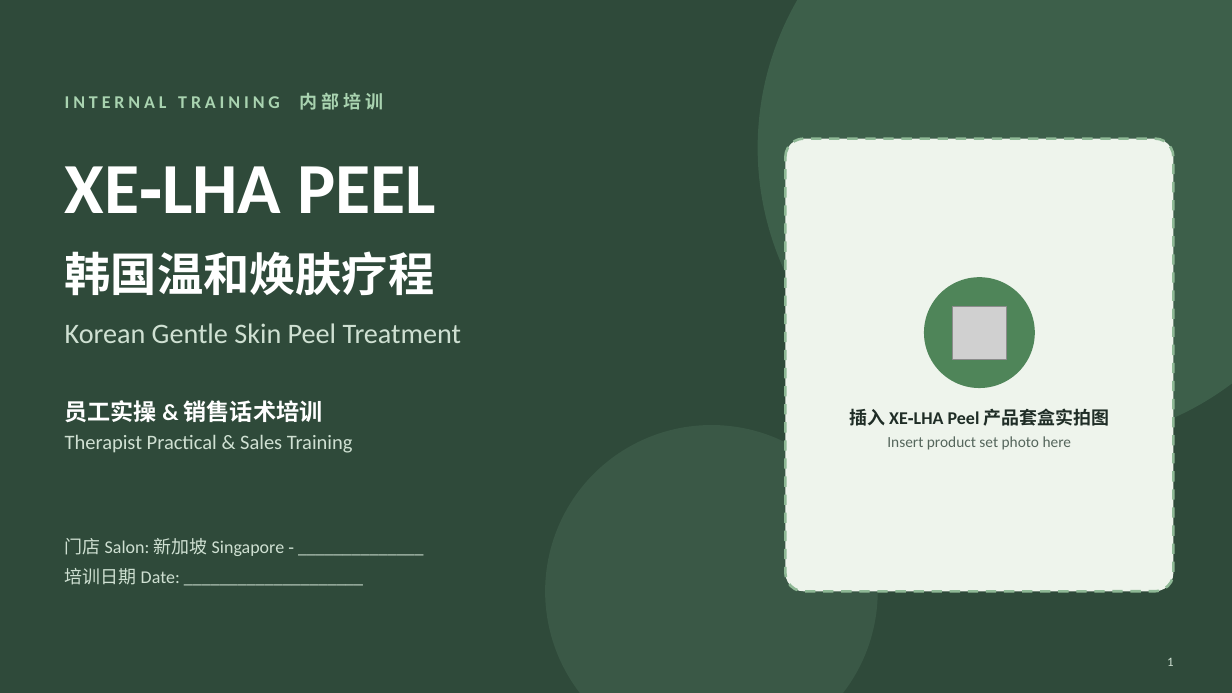
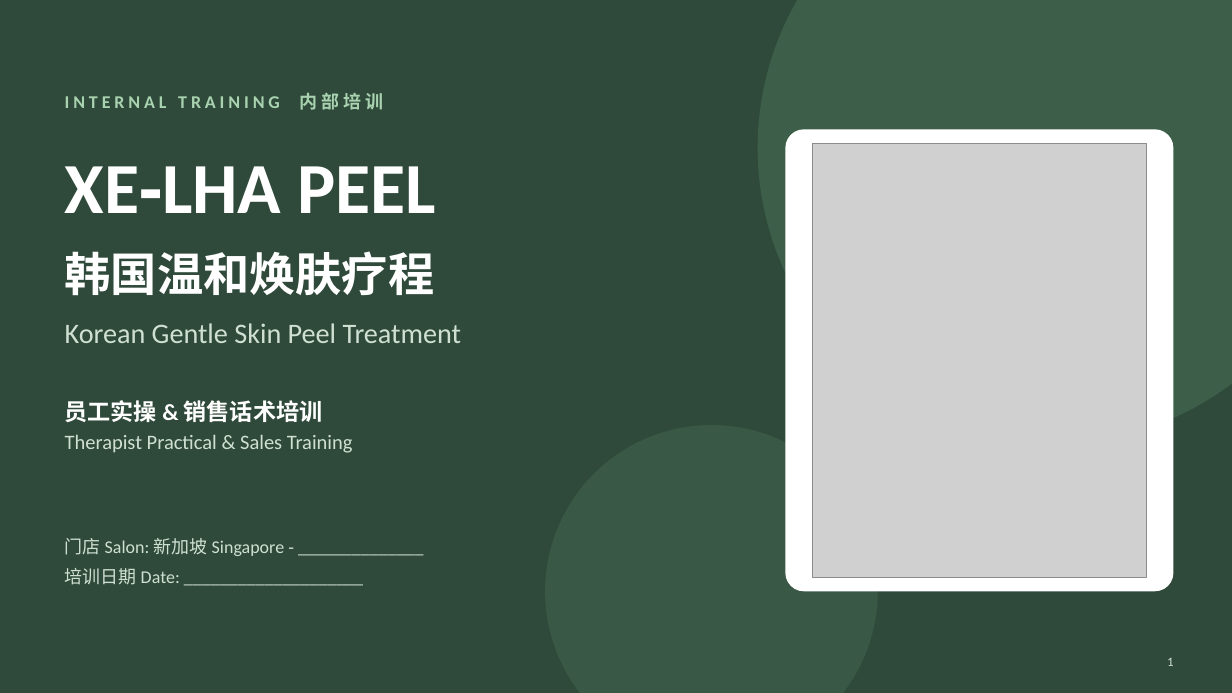
Before and after one commit to wanxinlee/cautious-computing-machine, a slide deck: slide 1 of XE-LHA-Peel-Staff-Training.pptx. Drawn at 1232x693 pixels with LibreOffice and Linux fonts; fonts in the diff are those of the drawing; grey boxes stand for pictures. Boxes give left, top, right and bottom in pixels: in the first picture for what was removed or moved away, otherwise in the second. Text is boxed around its words. In the diff, an @@ line names an element or a change of style, - is before the commit and + after.

```diff
--- a/XE-LHA-Peel-Staff-Training.pptx
+++ b/XE-LHA-Peel-Staff-Training.pptx
@@ rounded rectangle resized from (x1=786, y1=139, x2=1174, y2=592) to (x1=786, y1=129, x2=1174, y2=592) @@
@@ rounded rectangle at (x1=786, y1=129, x2=1174, y2=592): fill #EEF4EC to #FFFFFF; outline #8FB996 2 pt dashed to none @@
@@ picture added at (x1=812, y1=143, x2=1147, y2=578) @@
@@ ellipse removed at (x1=924, y1=277, x2=1035, y2=388) @@
@@ picture removed at (x1=953, y1=306, x2=1006, y2=360) @@
@@ text removed at (x1=849, y1=408, x2=1110, y2=450) @@
-插入 XE‑LHA Peel 产品套盒实拍图
-Insert product set photo here
```
Also in this commit, not shown: 5 other slides changed, 7 slides added, 1 slide removed.
